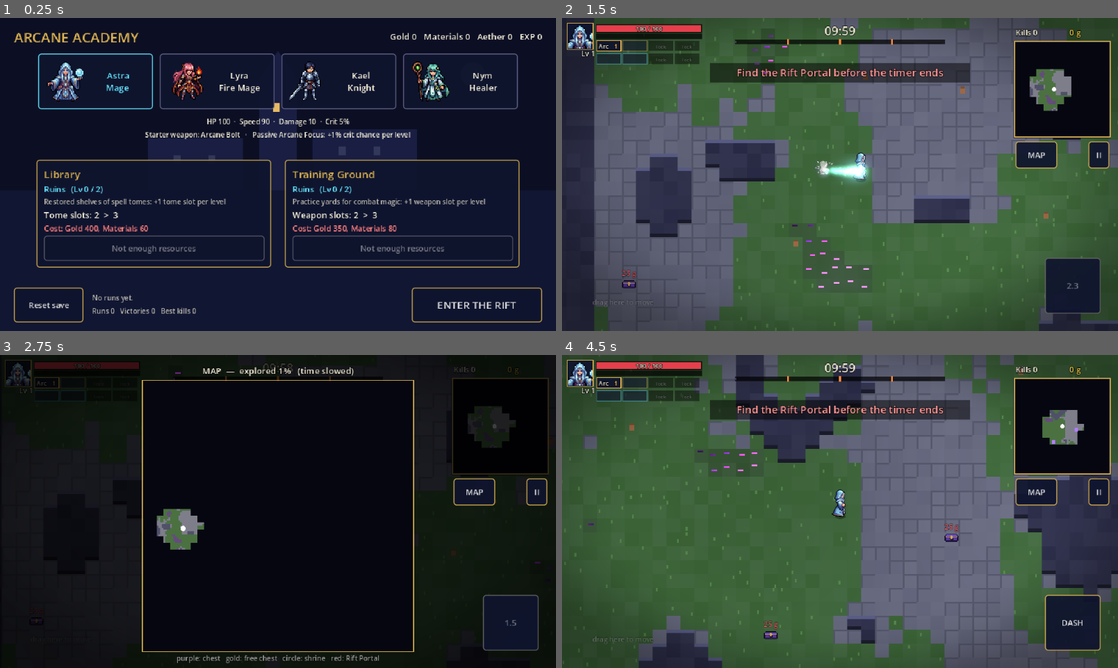
Above: before the commit, frames 1-4 (two rows, left to right).
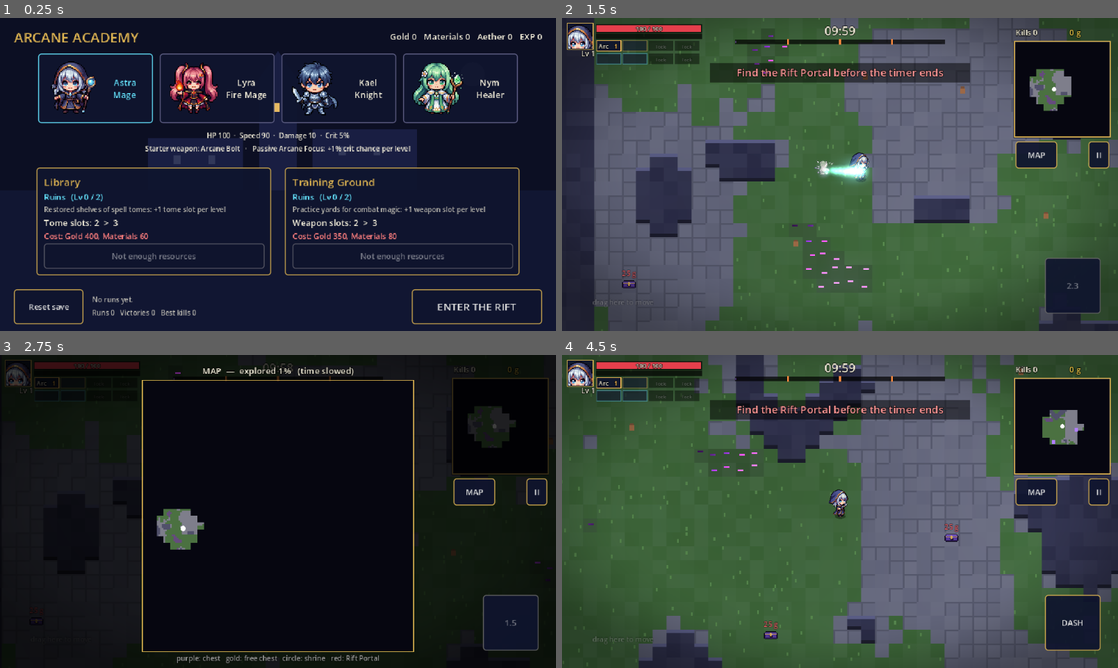
Above: after the commit, the same moments.

Repository: aviharez/riftbound-survivor
Game: Godot game, scene res://scenes/academy.tscn
Two runs of this game, one before a commit and one after it. Both use one fixed random seed, a clock stepped at 60 frames per second and the inputs below.
Inputs (mouse positions are in pixels of both pictures, inside the frame that each line leads up to):
- Up to frame 1 (0.25 s): no input
- Up to frame 2 (1.5 s): click "ENTER THE RIFT" at 0.5 s; click "DASH" at 1.25 s
- Up to frame 3 (2.75 s): tap Enter at 2 s; move the mouse to (400, 495) at 2.02 s; hold D from 2.03 s (still down); tap M at 2.1 s; click (400, 495) at 2.17 s; tap Space at 2.27 s
- Up to frame 4 (4.5 s): release D at 2.75 s; click "MAP" at 2.75 s; click "II" at 3.5 s; click "New run (new map)" at 4.25 s

The runs differ from the first frame. In frame 1, 15% of the frame differs, in the area x 2-98%, y 13-98%; in frame 2, 0.4%; in frame 3, 0.1%; in frame 4, 0.5%.

Commit message:
Replace heroes with cute chibi sprites
New 64 px chibi PixelLab sprites for Astra, Lyra, Kael and Nym (8
directions each), uploaded by Syifa: the previous realistic-proportion
sprites did not fit the anime look. HUD portrait crop now scales with
the sprite size.

Co-Authored-By: Claude Opus 5.5 <noreply@anthropic.com>
Claude-Session: https://claude.ai/code/session_01WvVwMTu3A4nnMXZVTuoPwd

Diff:
--- a/scripts/ui/hud.gd
+++ b/scripts/ui/hud.gd
@@ -201,9 +201,9 @@
 	view.draw_rect(Rect2(6, 6, 30, 30), NAVY)
 	var face := CharacterArt.portrait(p.character["id"])
 	if face != null:
-		# head and shoulders: top-centre 28x28 of the south-facing sprite
 		var w := float(face.get_width())
-		view.draw_texture_rect_region(face, Rect2(7, 7, 28, 28), Rect2(w * 0.5 - 14.0, 0, 28, 28))
+		var cs := w * 0.5   # head-and-shoulders crop, proportional to the sprite size
+		view.draw_texture_rect_region(face, Rect2(7, 7, 28, 28), Rect2(w * 0.5 - cs * 0.5, 0, cs, cs))
 	else:
 		view.draw_circle(Vector2(21, 22), 8, Color(0.98, 0.86, 0.78))
 		view.draw_rect(Rect2(12, 11, 18, 6), Color(p.character["colors"]["hair"]))
Binary file changed: assets/characters/astra/east.png
Binary file changed: assets/characters/astra/north-east.png
Binary file changed: assets/characters/astra/north-west.png
Binary file changed: assets/characters/astra/north.png
Binary file changed: assets/characters/astra/south-east.png
Binary file changed: assets/characters/astra/south-west.png
Binary file changed: assets/characters/astra/south.png
Binary file changed: assets/characters/astra/west.png
Binary file changed: assets/characters/kael/east.png
Binary file changed: assets/characters/kael/north-east.png
Binary file changed: assets/characters/kael/north-west.png
Binary file changed: assets/characters/kael/north.png
(and 20 more such lines)
